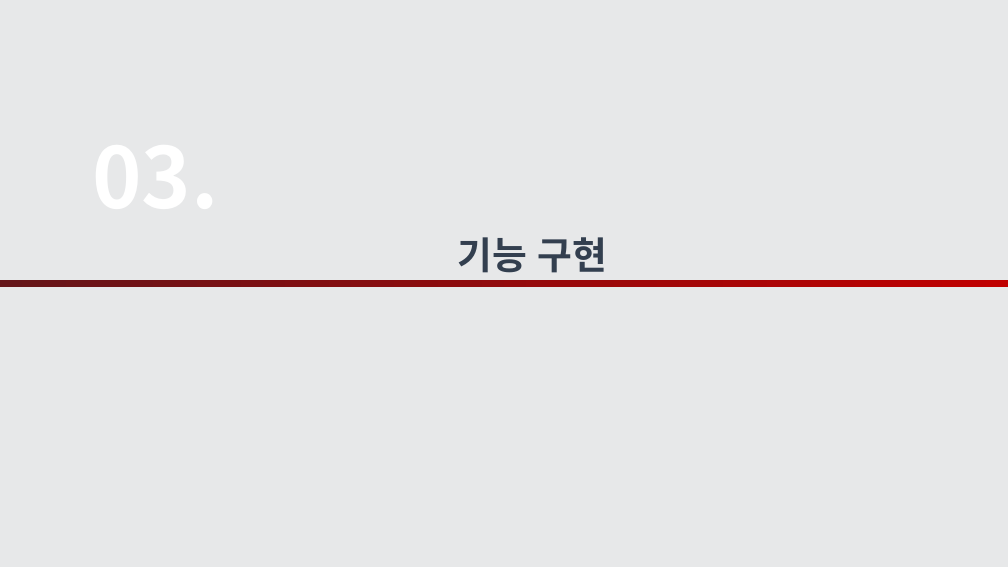
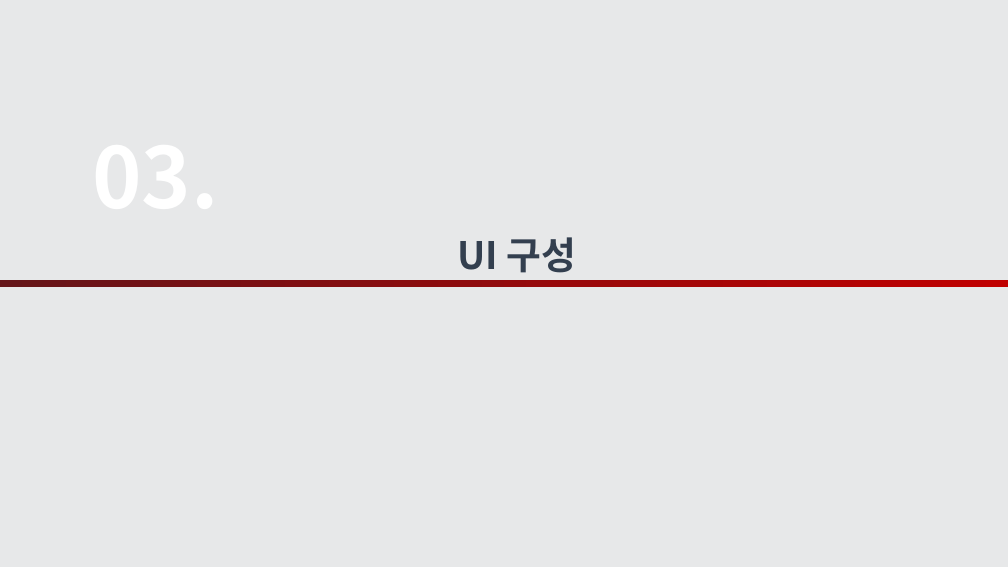
Before and after one commit to jeonsanghoon602/ATI_Calculator_jsh, a slide deck: slide 10 of 2차 과제 발표 20241028.pptx. Drawn at 1008x567 pixels with LibreOffice and Linux fonts; fonts in the diff are those of the drawing; background and template pictures are left out. Boxes give left, top, right and bottom in pixels: in the first picture for what was removed or moved away, otherwise in the second. Text is boxed around its words. In the diff, an @@ line names an element or a change of style, - is before the commit and + after.

```diff
--- a/2차 과제 발표 20241028.pptx
+++ b/2차 과제 발표 20241028.pptx
@@ text at (457, 237, 577, 273): text changed @@
-기능 구현
+UI 구성
```
Also in this commit, not shown: 1 other slide changed, 8 slides added, 1 slide removed, 3 other files.
